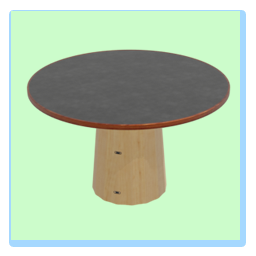
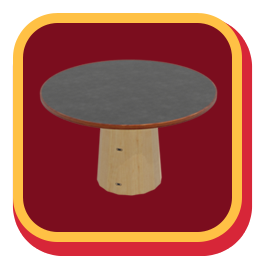
Before/after of a 256 x 256 layered artwork. What changed in the layer stack:
painted on "Layer 4" over (26, 49, 231, 206)
removed layer "Rectangle 1" over (11, 11, 240, 240)
added layer "Rounded Rectangle 2" above "Layer 1" over (13, 13, 242, 242)
